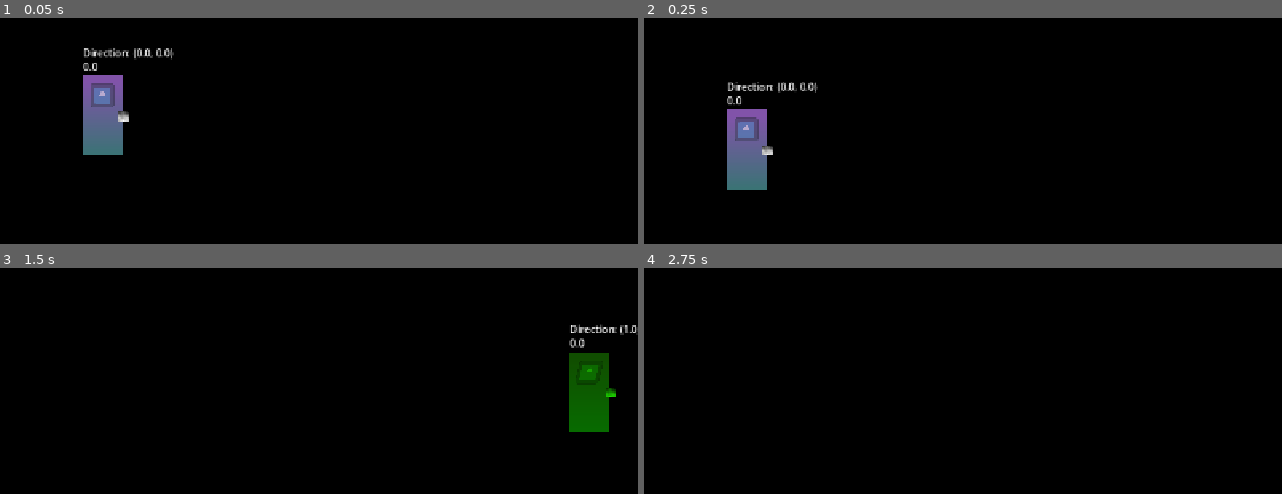
Above: before the commit, frames 1-4 (two rows, left to right).
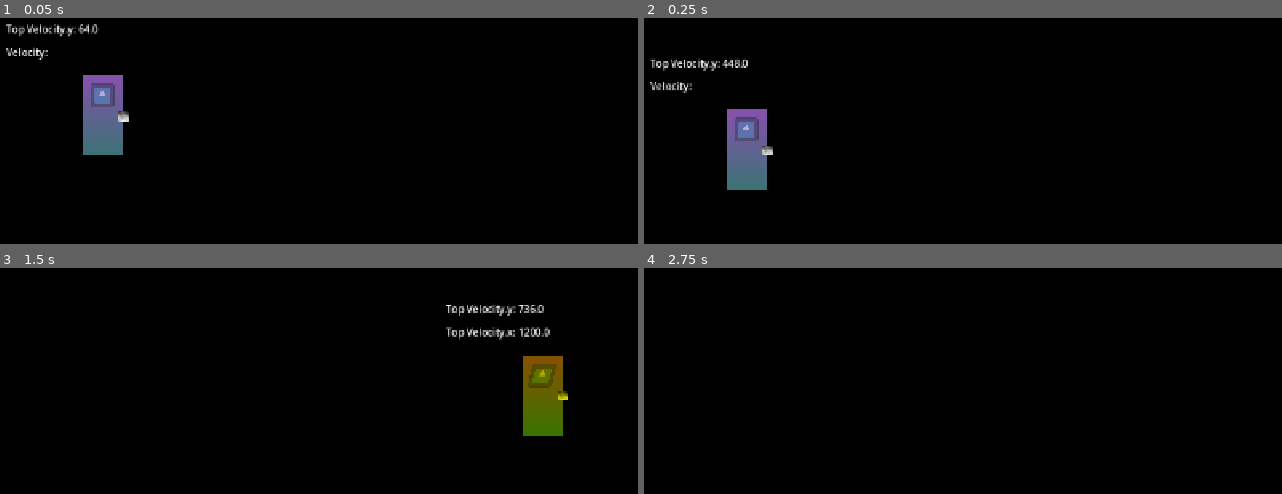
Above: after the commit, the same moments.

Repository: vexruna/the-nights
Game: Godot game, scene res://Scenes/game.tscn
Same seed, same stepped clock (60 frames per second), same inputs: the game is played once before the commit and once after it. The engine's default icon, where the game draws it, is replaced by a stand-in: a white triangle on a blue panel in a dark square.
Inputs:
- Up to frame 1 (0.05 s): no input
- Up to frame 2 (0.25 s): no input
- Up to frame 3 (1.5 s): hold D (action_right) from 0.53 s (still down); tap L (action_dash) at 0.6, 1.35 s; tap Space (action_jump) at 0.77 s
- Up to frame 4 (2.75 s): tap Space (action_jump) at 1.52 s; release D (action_right) at 2.03 s; hold A (action_left) from 2.03 s (still down); tap L (action_dash) at 2.1 s

The runs differ from the first frame. In frame 1, 1.0% of the frame differs, in the area x 0-28%, y 2-24%; in frame 2, 1.0%; in frame 3, 5.6%, in the area x 69-100%, y 16-75%; in frame 4, nothing differs.

Commit message:
Dash updated

Diff:
--- a/Scenes/player.tscn
+++ b/Scenes/player.tscn
@@ -57,19 +57,23 @@
 texture = SubResource("NoiseTexture2D_fkybt")
 
 [node name="DashTimer" type="Timer" parent="." unique_id=1756650783]
-wait_time = 0.15
+wait_time = 0.05
 one_shot = true
 
-[node name="DashText" type="Label" parent="." unique_id=1327624581]
-offset_left = -31.0
-offset_top = -90.0
-offset_right = 9.0
-offset_bottom = -67.0
-text = "1.0"
+[node name="DashDelay" type="Timer" parent="." unique_id=110126033]
+wait_time = 0.2
+one_shot = true
 
 [node name="VectorText" type="Label" parent="." unique_id=1251242201]
-offset_left = -31.0
-offset_top = -112.0
-offset_right = 9.0
-offset_bottom = -89.0
-text = "Direction:"
+offset_left = -154.0
+offset_top = -113.0
+offset_right = -56.0
+offset_bottom = -79.0
+text = "Velocity:"
+
+[node name="VectorText2" type="Label" parent="." unique_id=1942769261]
+offset_left = -154.0
+offset_top = -150.0
+offset_right = -56.0
+offset_bottom = -116.0
+text = "Velocity:"
--- a/Scripts/player.gd
+++ b/Scripts/player.gd
@@ -5,8 +5,10 @@
 @export var FRICTION := 1920.0
 @export var JUMP_VELOCITY := -700.0
 @export var DASH_SPEED := 1200.0
+@export var DASH_SPEED_V := 900.0
 var DashToken = 1
-var DashLimit = 1
+var DashLimit = 20
+var topvelocity := Vector2(0.0, 0.0)
 func _physics_process(delta: float) -> void:
 	# Add the gravity.
 	if not is_on_floor() and $DashTimer.is_stopped():
@@ -33,25 +35,38 @@
 			velocity.x = move_toward(velocity.x, 0, velocity_weight)
 
 	#Dash Indicator
-	$DashText.text = str($DashTimer.time_left).erase(3, 20)
 	if not $DashTimer.is_stopped():
-		$Placeholder.set_modulate(Color(0.129, 0.933, 0.0))
-	if $DashTimer.is_stopped() and not is_on_floor() and DashToken <= 0:
+		$Placeholder.set_modulate(Color("Green"))
+	if $DashTimer.is_stopped() and not $DashDelay.is_stopped():
+		$Placeholder.set_modulate(Color("Yellow"))
+	if $DashTimer.is_stopped() and $DashDelay.is_stopped() and not is_on_floor() and DashToken <= 0:
 		$Placeholder.set_modulate(Color("Red"))
-	if $DashTimer.is_stopped() and is_on_floor():
+	if $DashTimer.is_stopped() and $DashDelay.is_stopped() and is_on_floor() or $DashTimer.is_stopped() and $DashDelay.is_stopped() and DashToken > 0:
 		$Placeholder.set_modulate(Color("White"))
+
 	#Direction Indicator
-	$VectorText.text = "Direction: " + str(direction)
+
+	if abs(velocity.x) > topvelocity.x:
+		topvelocity.x = velocity.x
+		$VectorText.text = "Top Velocity.x: " + str(topvelocity.x)
+	if abs(velocity.y) > topvelocity.y:
+		topvelocity.y = velocity.y
+		$VectorText2.text = "Top Velocity.y: " + str(topvelocity.y)
 
 # Dash mechanic WIP
 	if is_on_floor():
 		DashToken = DashLimit
-	if Input.is_action_just_pressed("action_dash") and $DashTimer.is_stopped() and DashToken > 0:
-		velocity = Vector2(0, 0)
+	if Input.is_action_just_pressed("action_dash") and $DashTimer.is_stopped() and $DashDelay.is_stopped() and DashToken > 0:
+		velocity = Vector2.ZERO
 		$DashTimer.start()
+		$DashDelay.start()
 		DashToken -= 1
 		if direction:
+			if direction.y and not direction.x:
+				velocity = direction.normalized() * DASH_SPEED_V
+				return
 			velocity = direction.normalized() * DASH_SPEED
+
 		else:
 			velocity.x += DASH_SPEED * $Placeholder.scale.x
 
